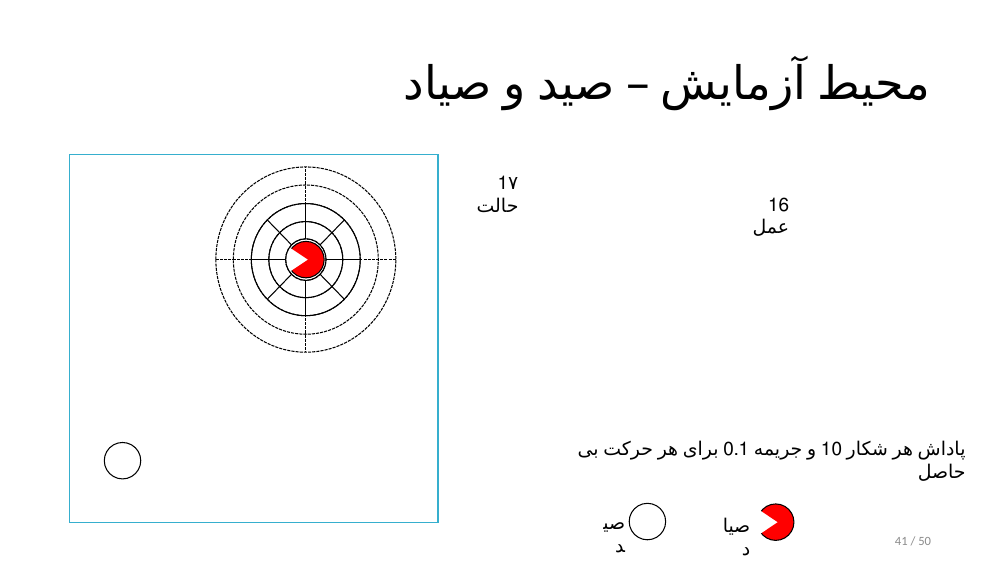
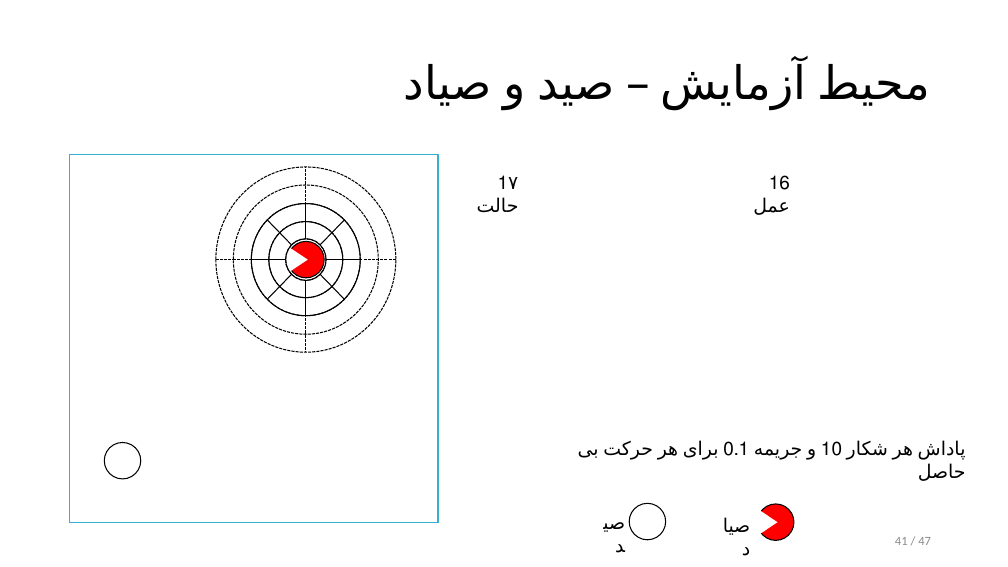
Before and after one commit to alphamarket/defence.pres, a slide deck: slide 41 of defence.pptx. Drawn at 1008x567 pixels with LibreOffice and Linux fonts; fonts in the diff are those of the drawing. Boxes give left, top, right and bottom in pixels: in the first picture for what was removed or moved away, otherwise in the second. Text is boxed around its words. In the diff, an @@ line names an element or a change of style, - is before the commit and + after.

```diff
--- a/defence.pptx
+++ b/defence.pptx
@@ text "16 عمل": place and size @@
-text "16 عمل" at box(753, 197, 790, 236)
+text "16 عمل" at box(753, 175, 790, 215)
@@ page number at box(895, 537, 931, 545): text changed @@
-41 / 50
+41 / 47
```
Also in this commit, not shown: 24 other slides changed, 1 slide added, 1 slide removed, 1 other file.
